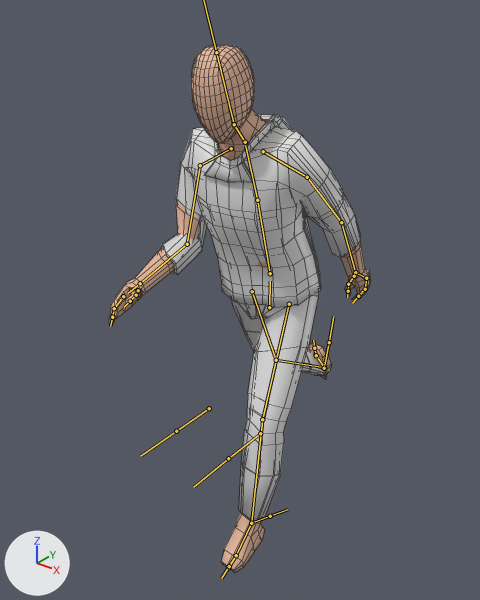
Renders of the FBX model DungeonsHDRP/Assets/Models/Custom/Char2/PlayerModel2.fbx from each side of a commit.
Before and after are seen from a 50 mm lens placed at (1.339, -1.837, 2.099), pointed at (-0.06, -0.088, 1.014). The lights are fixed; the arrows at lower left show +X, +Y and +Z. Both versions are drawn at frame 1 of the action 'Armature|Idle.001'; the numbers are the values there. The bones that bend it are drawn over the model as lines. Mesh edges are drawn as thin lines.
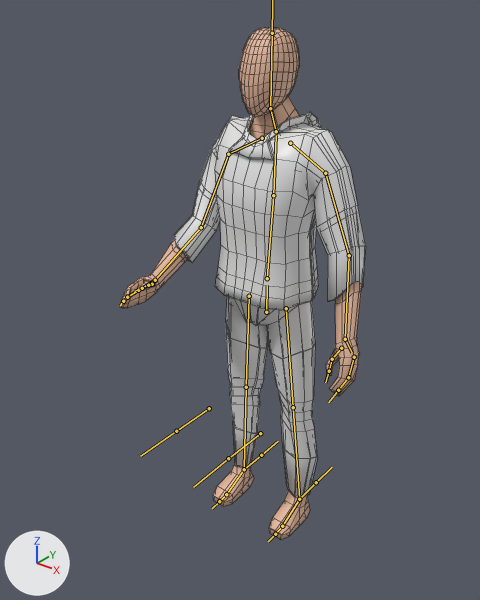
Boxes [x1, y1, x2, y2] around the edits, measured in the pictures (480 x 600 px):
'Cube.001', posed (8% taller)
    before: [161, 127, 361, 307]
    after: [174, 116, 365, 310]
'Cube', posed (8% narrower)
    before: [109, 45, 371, 573]
    after: [120, 27, 362, 540]
'Cube.002', posed (12% shorter)
    before: [231, 292, 327, 521]
    after: [226, 296, 317, 497]
'Cube.003', posed
    before: [205, 114, 292, 183]
    after: [229, 112, 322, 160]
bone 'Hips', root to tip
    before: (269, 307) to (270, 281)
    after: (266, 312) to (267, 285)
bone 'Spine', root to tip
    before: (270, 273) to (257, 200)
    after: (267, 278) to (273, 195)
bone 'UpperArm.L', root to tip
    before: (307, 177) to (341, 222)
    after: (325, 173) to (349, 255)
bone 'LowerArm.L', root to tip
    before: (341, 222) to (355, 272)
    after: (349, 255) to (345, 339)
bone 'UpperArm.R', root to tip
    before: (200, 165) to (187, 244)
    after: (228, 154) to (201, 227)
bone 'LowerArm.R', root to tip
    before: (187, 244) to (140, 283)
    after: (201, 227) to (155, 280)
bone 'Hand.R', root to tip
    before: (140, 283) to (128, 293)
    after: (155, 280) to (143, 287)
bone 'UpperLeg.L', root to tip
    before: (289, 304) to (262, 419)
    after: (286, 308) to (293, 407)
bone 'LowerLeg.L', root to tip
    before: (262, 419) to (251, 523)
    after: (293, 407) to (299, 499)
bone 'Foot.L', root to tip
    before: (251, 523) to (236, 555)
    after: (299, 499) to (282, 526)
bone 'UpperLeg.R', root to tip
    before: (252, 291) to (276, 360)
    after: (249, 296) to (246, 387)
bone 'LowerLeg.R', root to tip
    before: (276, 360) to (324, 367)
    after: (246, 387) to (244, 469)
bone 'Foot.R', root to tip
    before: (324, 367) to (316, 355)
    after: (244, 469) to (226, 494)

What changed in the scene script:
```text
Change bone_hips:
    where bone_hips = bpy.data.objects['Armature'].pose.bones['Hips']
    bone_hips.location: (0.0, 0.013, -0.018) -> (0.0, 0.0, 0.0)
Change bone_spine:
    where bone_spine = bpy.data.objects['Armature'].pose.bones['Spine']  # child of 'Hips'
    bone_spine.rotation_quaternion: (0.983, 0.172, 0.062, 0.017) -> (1.0, 0.0, 0.0, 0.0)  # degrees (20, 7, 3) -> degrees (0, 0, 0)
Change bone_upperarm_l:
    where bone_upperarm_l = bpy.data.objects['Armature'].pose.bones['UpperArm.L']  # child of 'Shoulder.L'
    bone_upperarm_l.rotation_quaternion: (0.967, -0.205, 0.07, -0.13) -> (1.0, 0.0, 0.0, 0.0)  # degrees (-25, 5, -16) -> degrees (0, 0, 0)
Change bone_lowerarm_l:
    where bone_lowerarm_l = bpy.data.objects['Armature'].pose.bones['LowerArm.L']  # child of 'UpperArm.L'
    bone_lowerarm_l.rotation_quaternion: (0.998, -0.065, -0.002, 0.009) -> (1.0, 0.0, 0.0, 0.0)  # degrees (-7, 0, 1) -> degrees (0, 0, 0)
Change bone_upperarm_r:
    where bone_upperarm_r = bpy.data.objects['Armature'].pose.bones['UpperArm.R']  # child of 'Shoulder.R'
    bone_upperarm_r.rotation_quaternion: (0.956, 0.266, 0.04, 0.12) -> (0.966, 0.212, 0.06, 0.134)  # degrees (31, 1, 15) -> degrees (25, 3, 17)
Change bone_lowerarm_r:
    where bone_lowerarm_r = bpy.data.objects['Armature'].pose.bones['LowerArm.R']  # child of 'UpperArm.R'
    bone_lowerarm_r.rotation_quaternion: (0.913, 0.402, -0.057, -0.047) -> (0.987, 0.16, 0.007, 0.014)  # degrees (48, -4, -8) -> degrees (18, 1, 2)
Change bone_hand_r:
    where bone_hand_r = bpy.data.objects['Armature'].pose.bones['Hand.R']  # child of 'LowerArm.R'
    bone_hand_r.rotation_quaternion: (1.0, 0.0, 0.0, 0.0) -> (0.975, 0.209, 0.071, 0.007)  # degrees (0, 0, 0) -> degrees (24, 8, 2)
Change bone_upperleg_l:
    where bone_upperleg_l = bpy.data.objects['Armature'].pose.bones['UpperLeg.L']  # child of 'Hips'
    bone_upperleg_l.rotation_quaternion: (0.96, 0.238, -0.147, -0.03) -> (1.0, -0.02, -0.02, 0.001)  # degrees (29, -16, -8) -> degrees (-2, -2, 0)
Change bone_lowerleg_l:
    where bone_lowerleg_l = bpy.data.objects['Armature'].pose.bones['LowerLeg.L']  # child of 'UpperLeg.L'
    bone_lowerleg_l.rotation_quaternion: (0.988, -0.153, 0.0, 0.006) -> (1.0, 0.026, 0.0, -0.001)  # degrees (-18, 0, 1) -> degrees (3, 0, 0)
Change bone_foot_l:
    where bone_foot_l = bpy.data.objects['Armature'].pose.bones['Foot.L']  # child of 'LowerLeg.L'
    bone_foot_l.rotation_quaternion: (0.946, -0.294, 0.101, -0.094) -> (1.0, -0.008, 0.008, -0.018)  # degrees (-36, 8, -14) -> degrees (-1, 1, -2)
Change bone_upperleg_r:
    where bone_upperleg_r = bpy.data.objects['Armature'].pose.bones['UpperLeg.R']  # child of 'Hips'
    bone_upperleg_r.rotation_quaternion: (0.977, -0.21, 0.026, 0.014) -> (1.0, -0.02, 0.02, -0.001)  # degrees (-24, 3, 1) -> degrees (-2, 2, 0)
Change bone_lowerleg_r:
    where bone_lowerleg_r = bpy.data.objects['Armature'].pose.bones['LowerLeg.R']  # child of 'UpperLeg.R'
    bone_lowerleg_r.rotation_quaternion: (0.962, -0.274, 0.0, -0.01) -> (1.0, 0.026, 0.0, 0.001)  # degrees (-32, 0, -1) -> degrees (3, 0, 0)
Change bone_foot_r:
    where bone_foot_r = bpy.data.objects['Armature'].pose.bones['Foot.R']  # child of 'LowerLeg.R'
    bone_foot_r.rotation_quaternion: (0.397, 0.916, 0.001, 0.053) -> (1.0, -0.008, -0.008, 0.018)  # degrees (133, -6, 3) -> degrees (-1, -1, 2)
```
